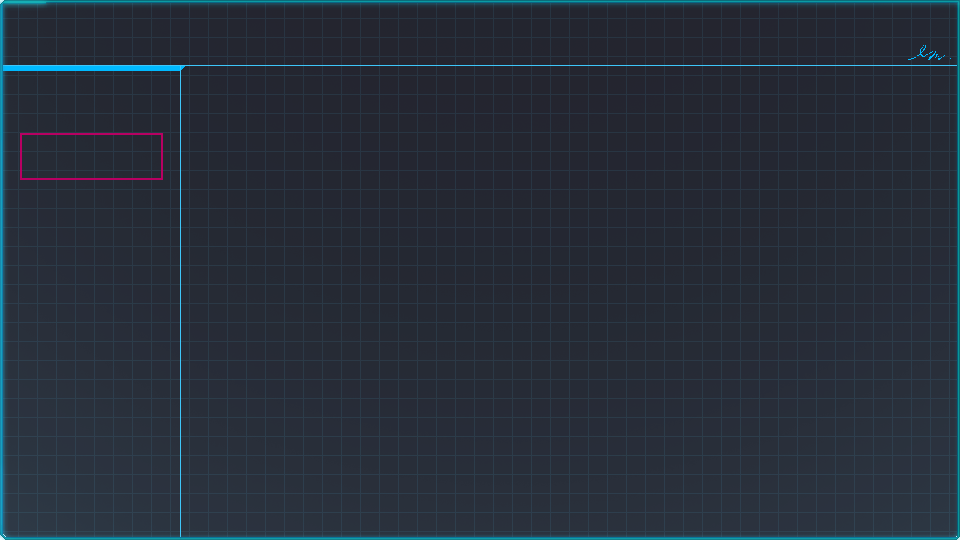
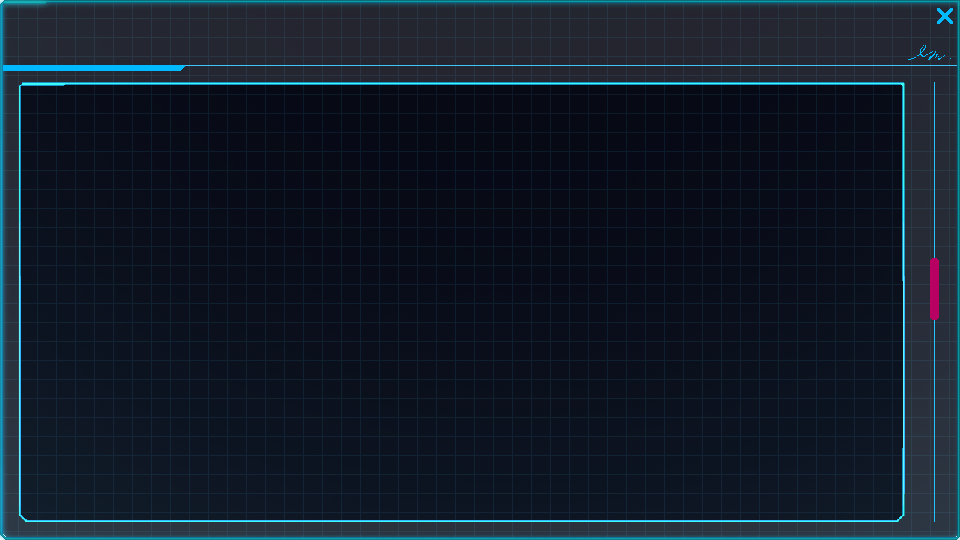
The second w=960, h=540 image is a revision of the first. Changes to its layers:
hid "Layer 37" over [20, 133, 163, 180]
hid "Layer 4 copy 2" over [3, 8, 953, 537]
hid "Layer 10 copy" over [3, 65, 939, 537]
added layer "레이어 6 복사" in group "Group 3" over [937, 8, 953, 24]
added group "그룹 1" with 2 layers in group "Group 3" over [930, 82, 939, 522]
added layer "menu_scroll_button" in group "그룹 1" over [930, 258, 939, 320]
added layer "menu_scroll_line" in group "그룹 1" over [934, 82, 935, 522]
hid "Layer 4 copy" over [3, 8, 953, 537]
added group "그룹 2" with 2 layers in group "Group 3" over [19, 82, 905, 522]
added layer "Layer 4 복사" in group "그룹 2" over [19, 82, 905, 522]
added layer "레이어 5" in group "그룹 2" over [21, 85, 903, 520]
added layer "Group 12 복사 3" in group "Group 3" over [3, 8, 953, 537]
hid group "Group 12" (7 layers) over [3, 8, 953, 537]
